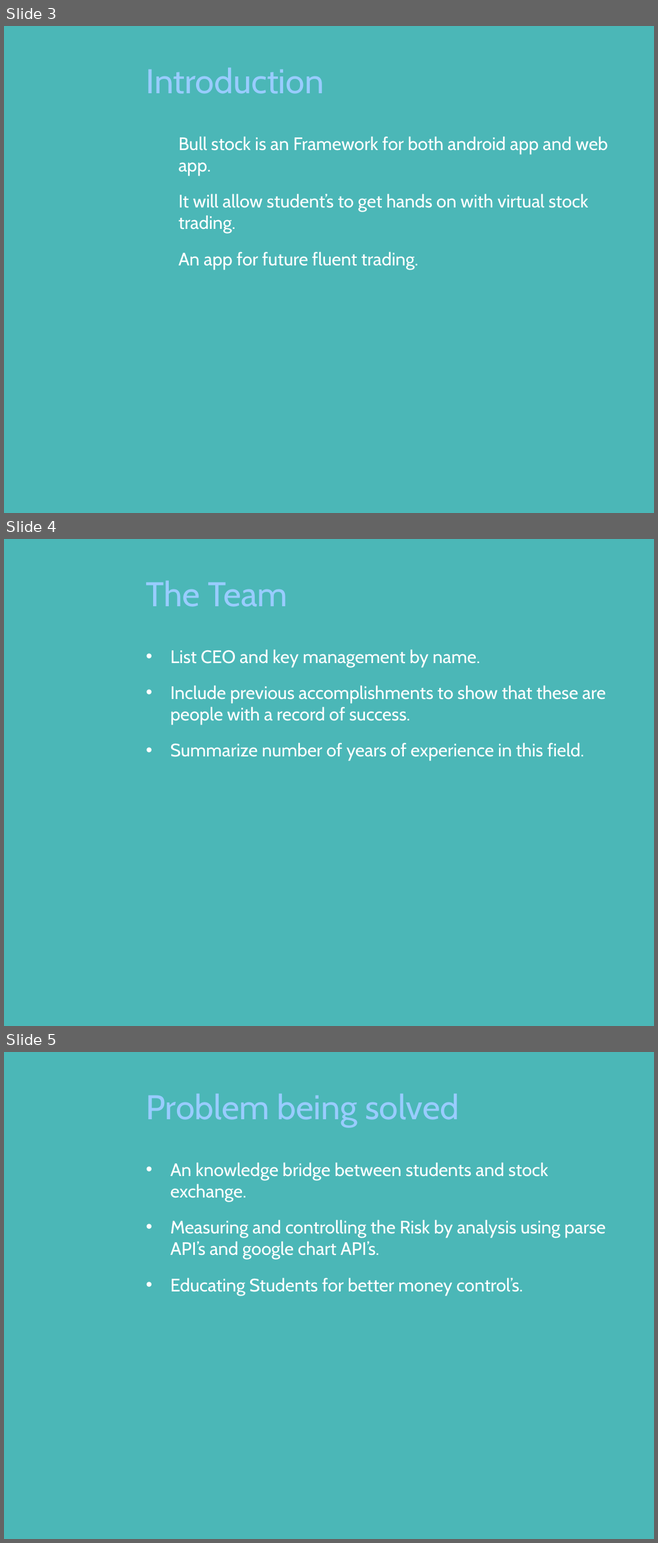
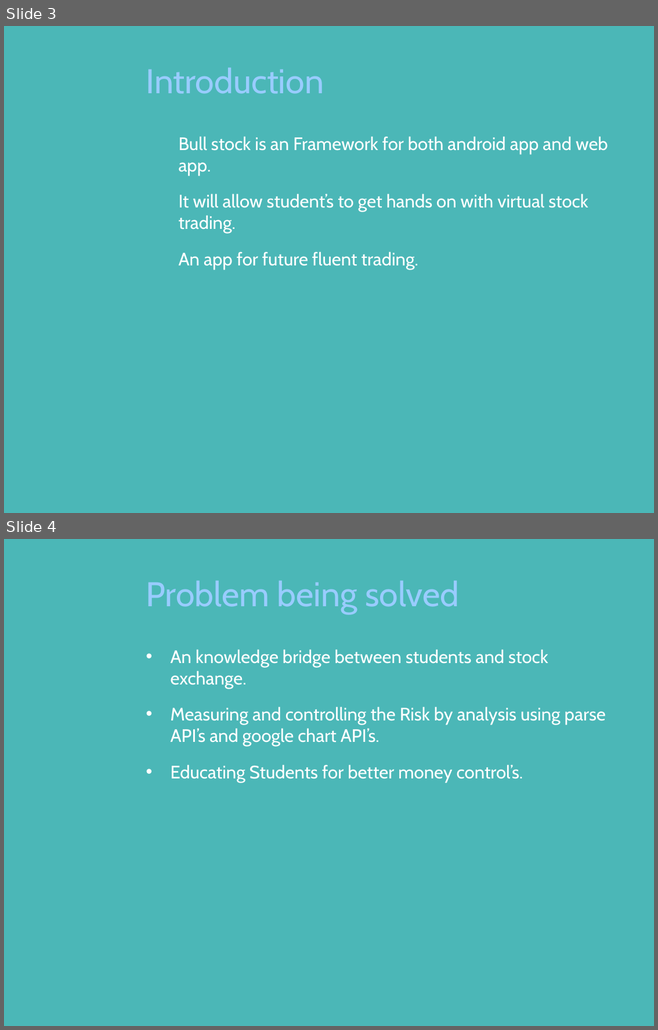
Before and after one commit to vishwakulkarni/India-hacks, a slide deck: Working IndiaHacks/BULL STOCK.pptx. Shown one above the other, each under a label of ours: slides 3, 4 and 5 before the commit, slides 3 and 4 after it. The pictures are 658x1543 and 658x1030 pixels, drawn with LibreOffice and Linux fonts; fonts in the diff are those of the drawing; background and template pictures are left out. Boxes give left, top, right and bottom in pixels: in the first picture for what was removed or moved away, otherwise in the second. Text is boxed around its words. In the diff, an @@ line names an element or a change of style, - is before the commit and + after.

```diff
--- a/Working IndiaHacks/BULL STOCK.pptx
+++ b/Working IndiaHacks/BULL STOCK.pptx
@@ slide 4 removed at bbox=[4, 539, 654, 1026], background picture (left out) @@
@@ title removed at bbox=[146, 581, 287, 607] @@
-The Team
@@ text removed at bbox=[170, 649, 605, 761] @@
-• List CEO and key management by name.
-• Include previous accomplishments to show that these are people with a record of success.
-• Summarize number of years of experience in this field.
@@ what was slide 5 is now slide 4 @@
```
Also in this commit, not shown: 5 slides changed, 2 slides added, 4 other slides removed.
